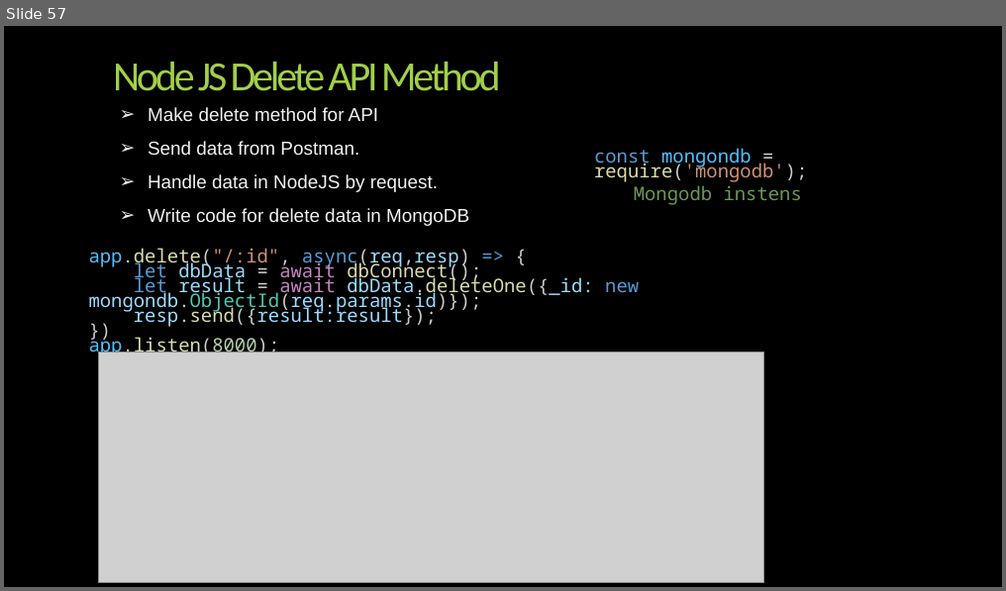
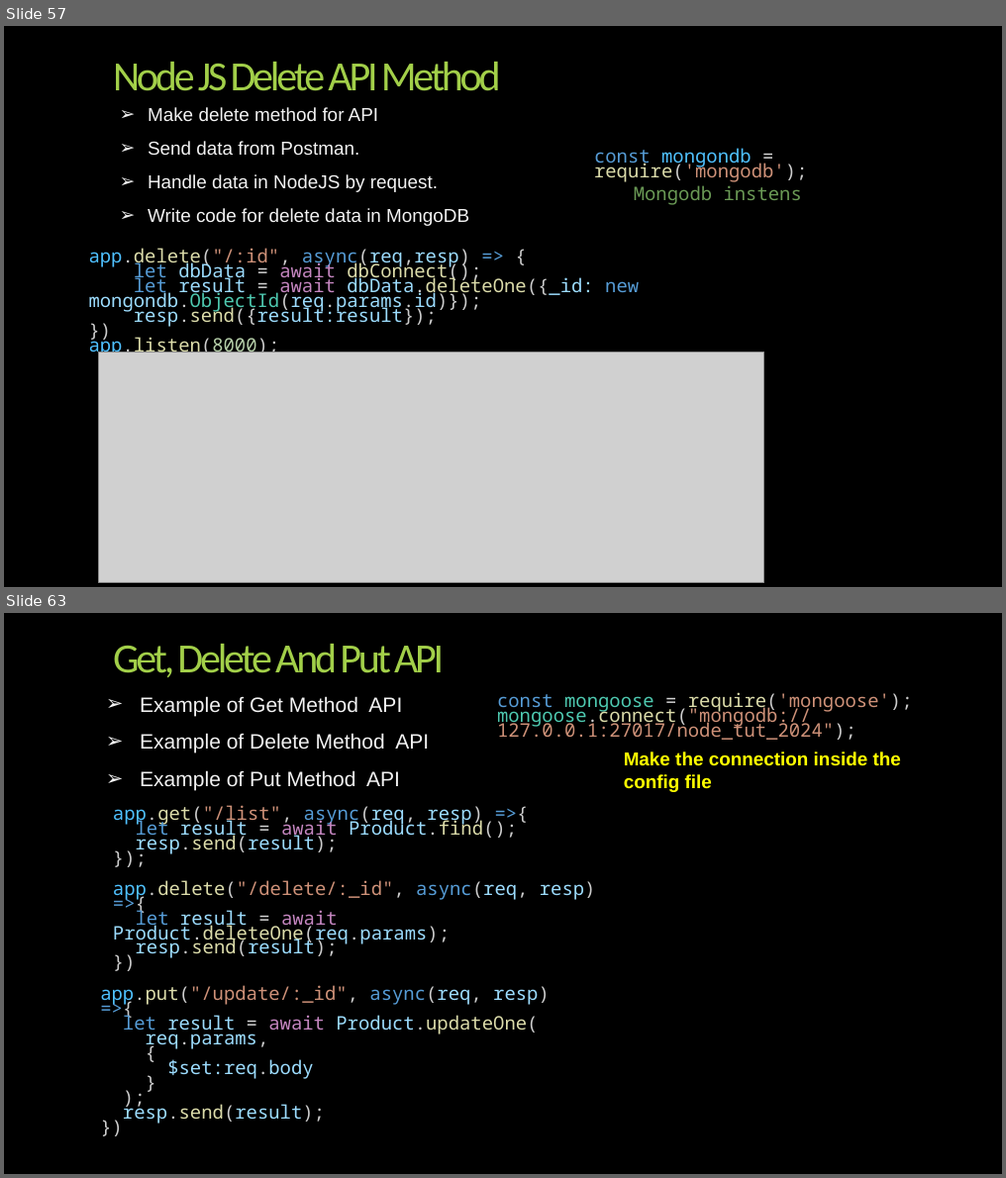
Before and after one commit to Alok2565/nodejs-tut2024, a slide deck: backup_code/NodeJS-full tutorila.pptx. Shown one above the other, each under a label of ours: slide 57 before the commit, slides 57 and 63 after it; the slides between them are not shown. The pictures are 1006x591 and 1006x1178 pixels, drawn with LibreOffice and Linux fonts; fonts in the diff are those of the drawing; grey boxes stand for pictures; background and template pictures are left out. Boxes give left, top, right and bottom in pixels: in the first picture for what was removed or moved away, otherwise in the second. Text is boxed around its words. In the diff, an @@ line names an element or a change of style, - is before the commit and + after.

Commit message:
Mysql connection and working with node JS API

```diff
--- a/backup_code/NodeJS-full tutorila.pptx
+++ b/backup_code/NodeJS-full tutorila.pptx
@@ slide 63 added at (x1=4, y1=613, x2=1002, y2=1174), background picture (left out) @@
@@ title added at (x1=113, y1=644, x2=444, y2=677), 40 pt, text #A2CF49 @@
+Get, Delete And Put API
@@ text added at (x1=140, y1=696, x2=429, y2=791), 20 pt, text #F2F2F2 @@
+➢ Example of Get Method API
+➢ Example of Delete Method API
+➢ Example of Put Method API
@@ text added at (x1=497, y1=692, x2=913, y2=740), 18 pt, text #CE9178 @@
+const mongoose = require('mongoose');
+mongoose.connect("mongodb://127.0.0.1:27017/node_tut_2024");
@@ text added at (x1=624, y1=752, x2=901, y2=792), 18 pt, text #FFFF00, bold @@
+Make the connection inside the config file
@@ text added at (x1=113, y1=805, x2=517, y2=857), 18 pt, text #9CDCFE @@
+app.get("/list", async(req, resp) =>{
+let result = await Product.find();
+resp.send(result);
+});
@@ text added at (x1=113, y1=880, x2=596, y2=959), 18 pt, text #9CDCFE @@
+app.delete("/delete/:_id", async(req, resp) =>{
+let result = await Product.deleteOne(req.params);
+resp.send(result);
+})
@@ text added at (x1=100, y1=985, x2=549, y2=1124), 18 pt, text #9CDCFE @@
+app.put("/update/:_id", async(req, resp) =>{
+let result = await Product.updateOne(
+req.params,
+{
+$set:req.body
+}
+);
+resp.send(result);
+})
```
Also in this commit, not shown: 1 slide changed, 16 other slides added, 5 other files.
